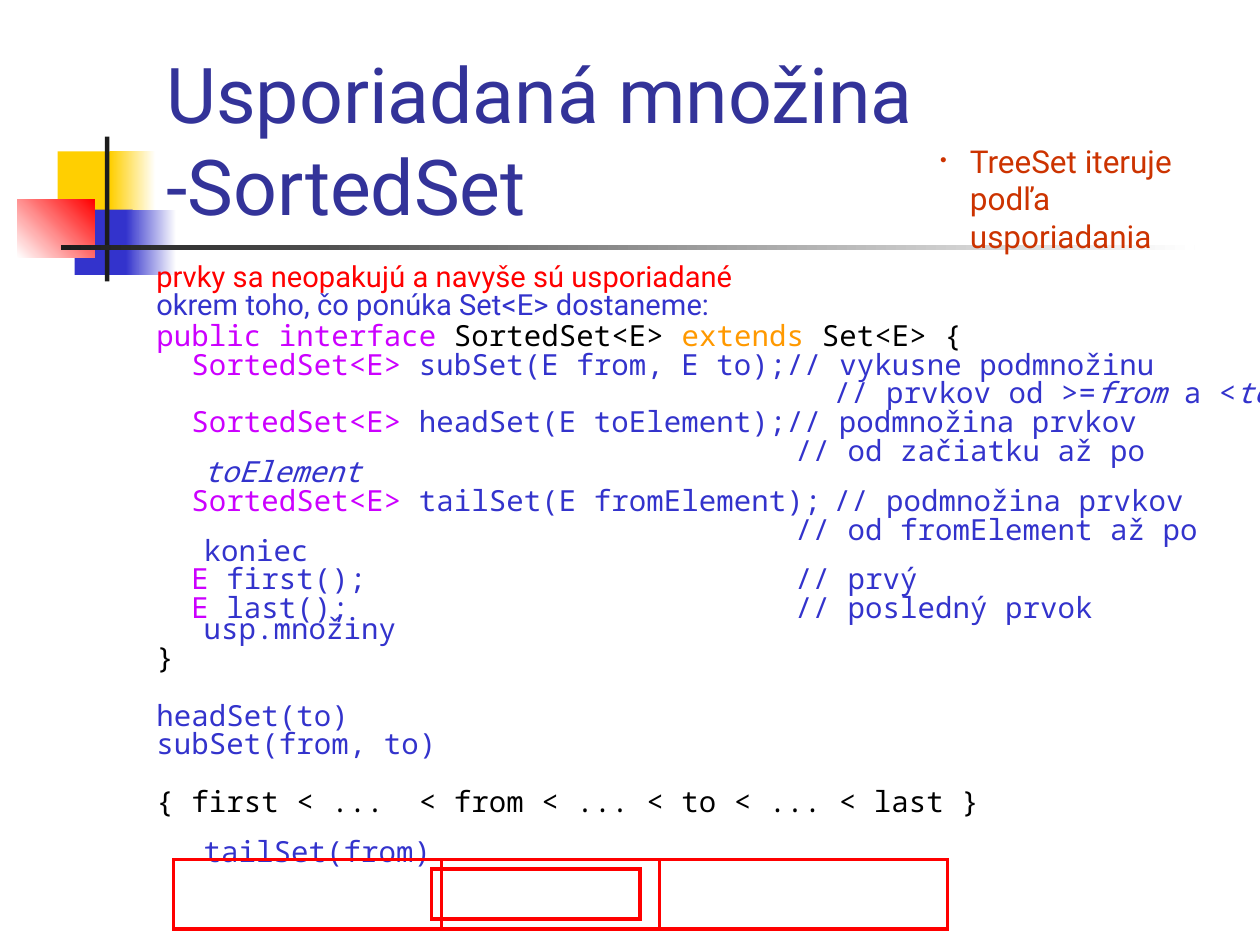
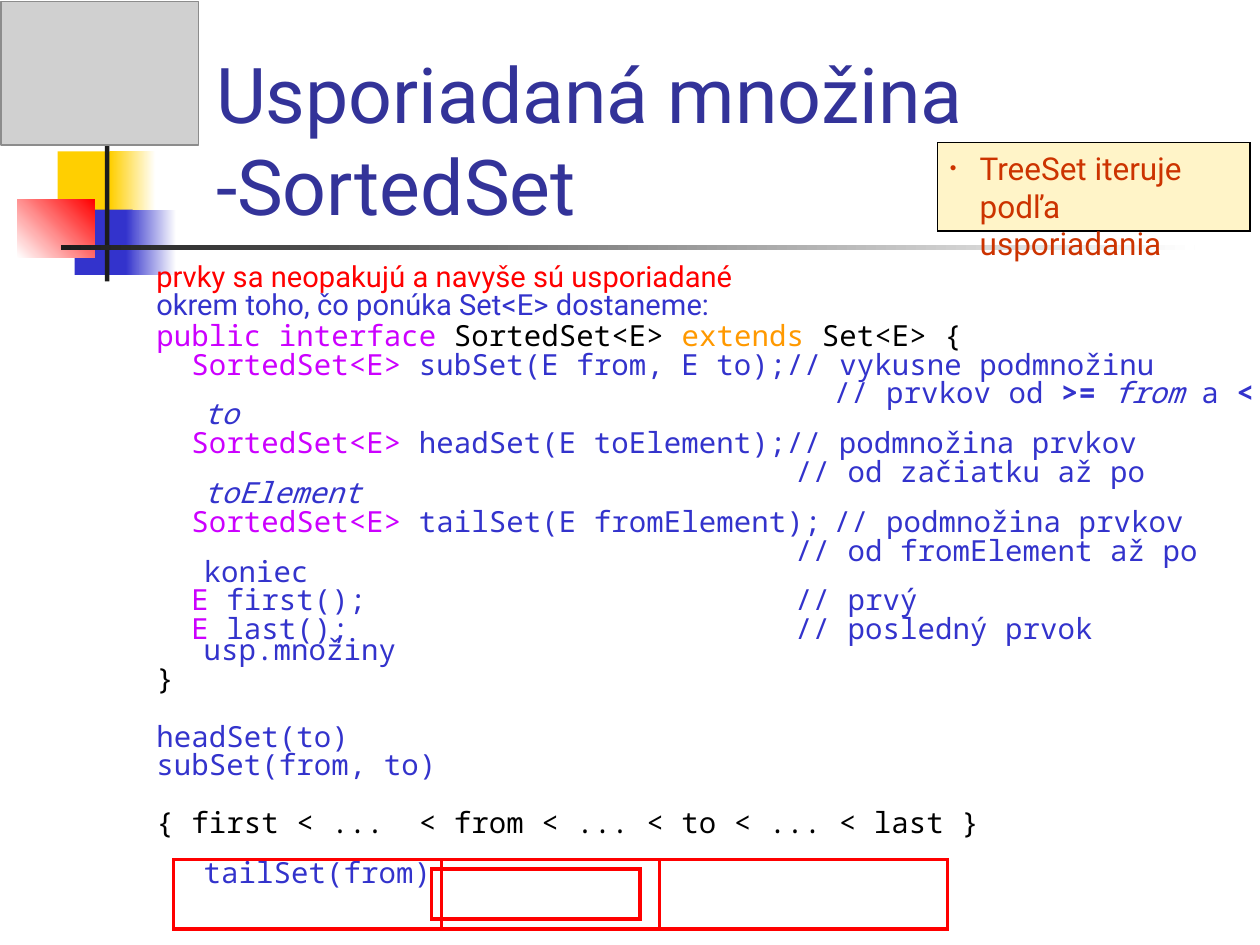
Before and after one commit to Programovanie4/Prednasky, a slide deck: slide 24 of 06/06_java.ppt. Drawn at 1260x945 pixels with LibreOffice and Linux fonts; fonts in the diff are those of the drawing; grey boxes stand for pictures. Boxes give left, top, right and bottom in pixels: in the first picture for what was removed or moved away, otherwise in the second. Text is boxed around its words. In the diff, an @@ line names an element or a change of style, - is before the commit and + after.

```diff
--- a/06/06_java.ppt
+++ b/06/06_java.ppt
@@ picture added at (x1=1, y1=1, x2=199, y2=145) @@
@@ title "Usporiadaná množina -SortedSet" moved from (x1=166, y1=65, x2=913, y2=216) to (x1=216, y1=65, x2=963, y2=216) @@
@@ rectangle "TreeSet iteruje podľa usporiadania" resized from (x1=970, y1=150, x2=1172, y2=255) to (x1=937, y1=142, x2=1250, y2=231) @@
@@ rectangle "TreeSet iteruje podľa usporiadania" at (x1=937, y1=142, x2=1250, y2=231): fill none to #FFF4C8; outline none to #000000 0.74 pt @@
@@ text at (x1=204, y1=375, x2=1218, y2=433): spaces changed @@
-// prvkov od >=from a <to
+// prvkov od >= from a < to
```
Also in this commit, not shown: 32 other slides changed, 1 slide added, 1 other file.
